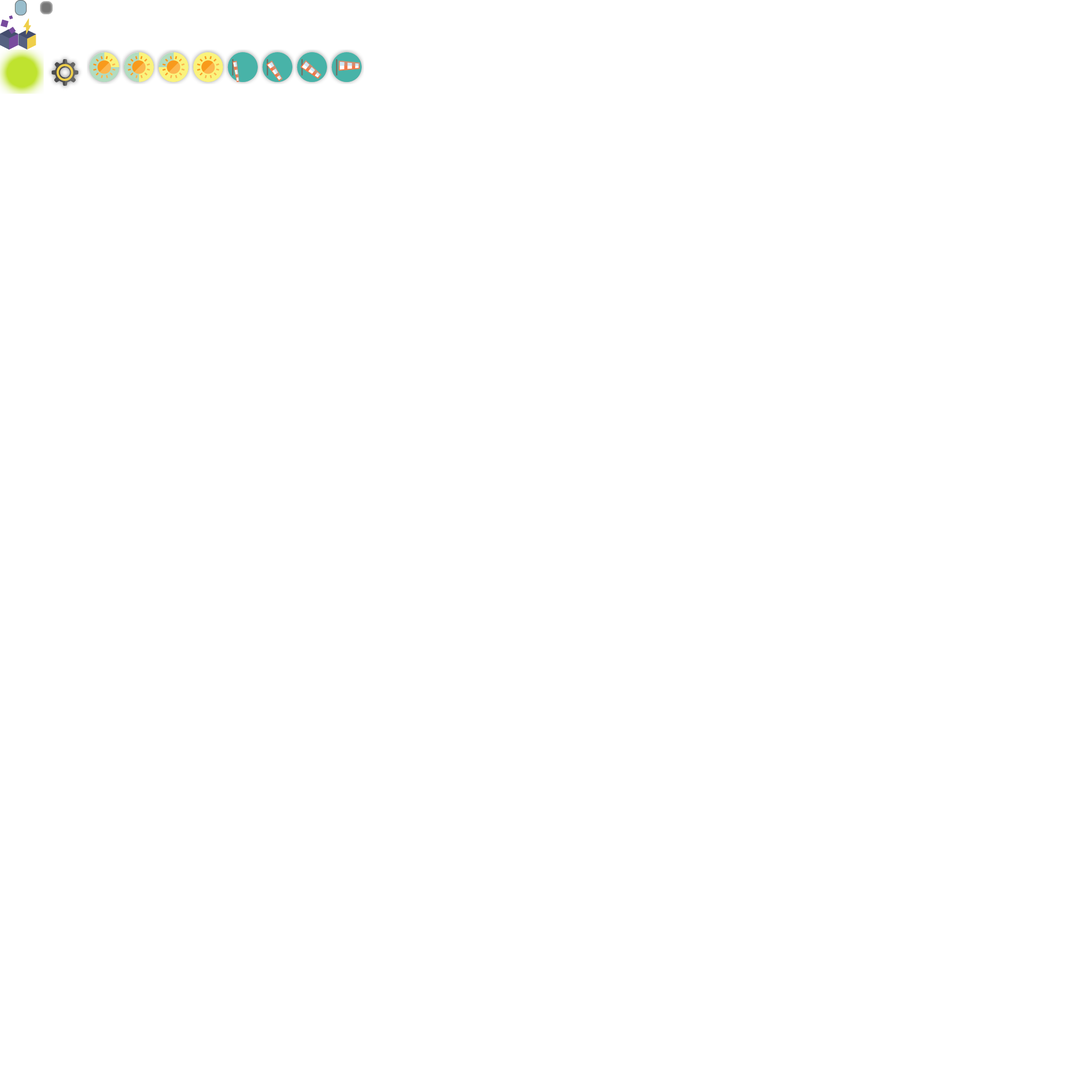
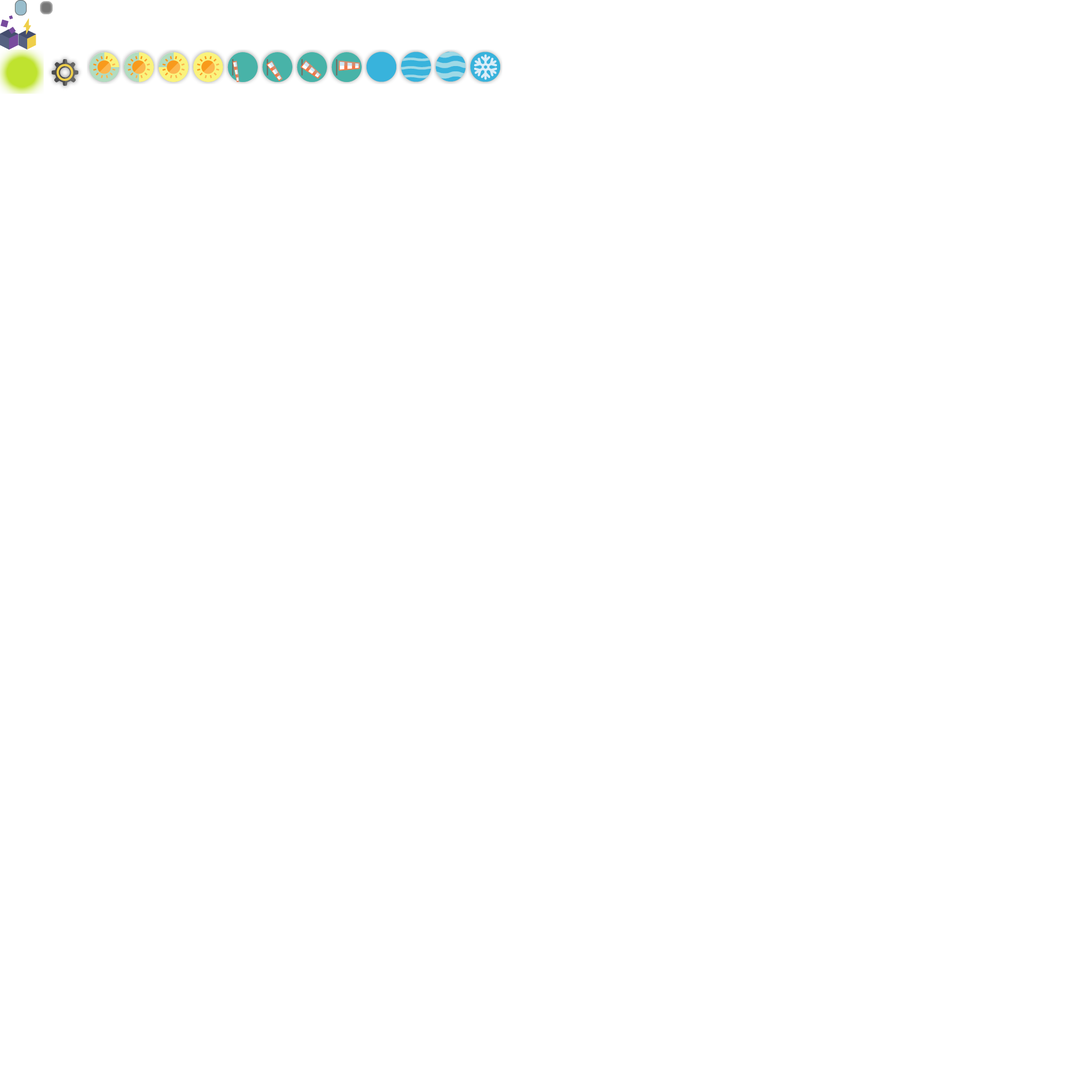
Layer changes from the first 1091 x 1091 image to the second:
added layer "water (4).png" above "water (3).png" over (467, 49, 503, 85)
added layer "water (3).png" above "water (2).png" over (433, 49, 468, 85)
added layer "water (2).png" above "water (1).png" over (398, 49, 434, 85)
added layer "water (1).png" above "wind (4).png" over (364, 49, 399, 85)
